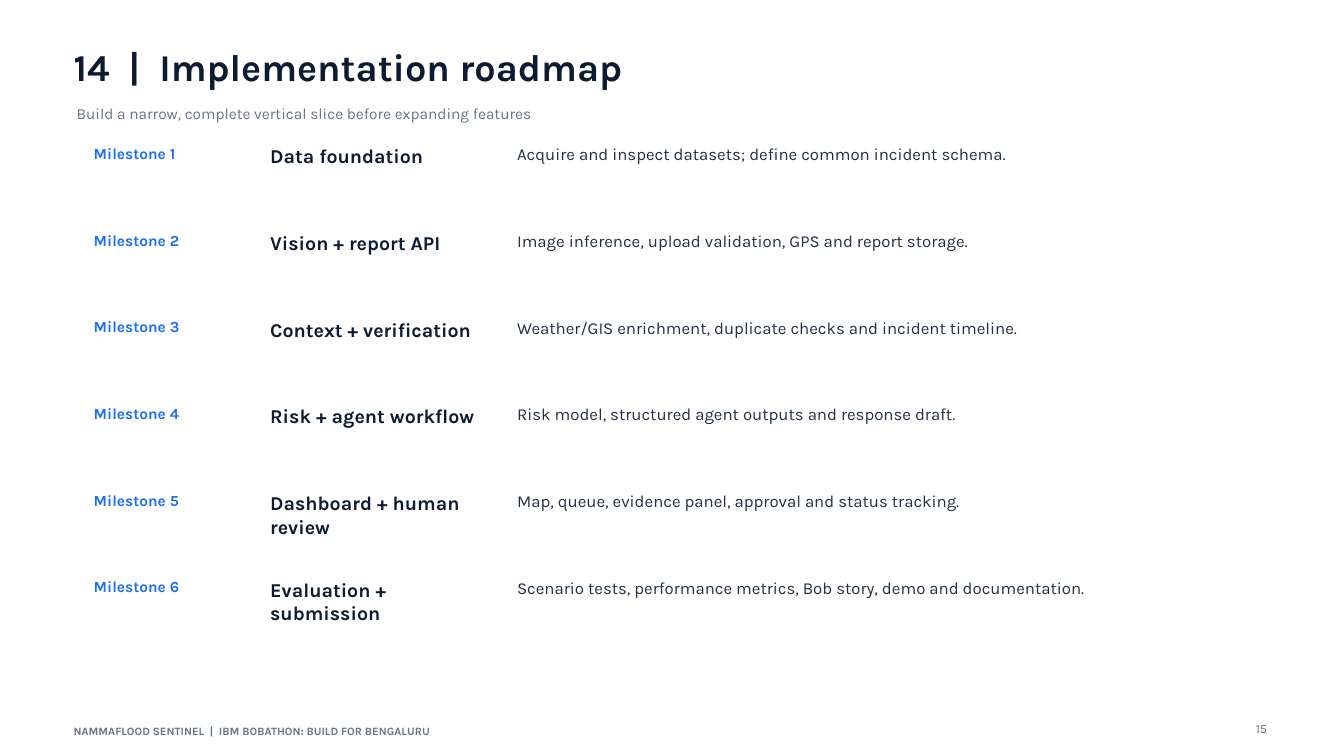
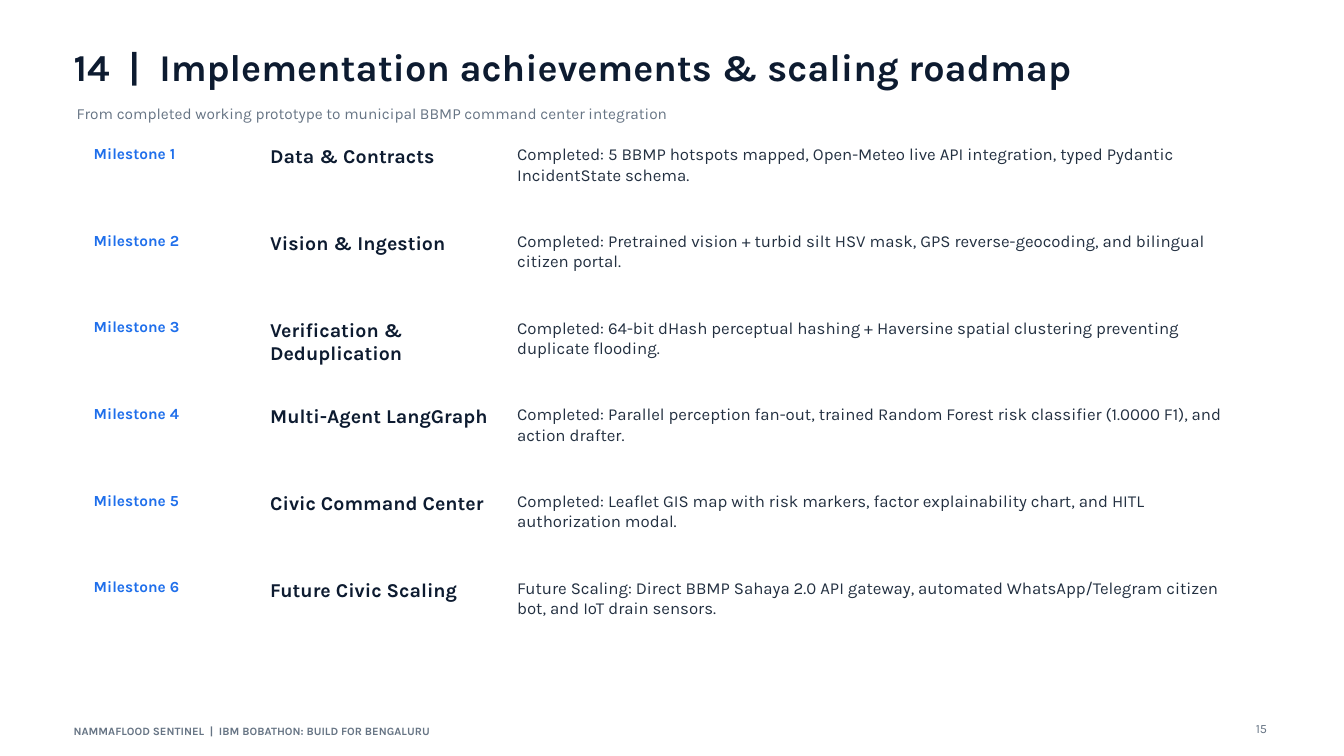
Before and after one commit to vasudev1876961/NammaFlood-Sentinel, a slide deck: slide 15 of artifacts/demo/NammaFlood_Sentinel_IBM_Bobathon_Submission.pptx. Drawn at 1344x756 pixels with LibreOffice and Linux fonts; fonts in the diff are those of the drawing. Boxes give left, top, right and bottom in pixels: in the first picture for what was removed or moved away, otherwise in the second. Text is boxed around its words. In the diff, an @@ line names an element or a change of style, - is before the commit and + after.

```diff
--- a/artifacts/demo/NammaFlood_Sentinel_IBM_Bobathon_Submission.pptx
+++ b/artifacts/demo/NammaFlood_Sentinel_IBM_Bobathon_Submission.pptx
@@ text at bbox=[74, 54, 1071, 90]: text changed @@
-14 | Implementation roadmap
+14 | Implementation achievements & scaling roadmap
@@ text at bbox=[77, 108, 666, 123]: text changed @@
-Build a narrow, complete vertical slice before expanding features
+From completed working prototype to municipal BBMP command center integration
@@ text at bbox=[517, 148, 1173, 181]: text changed @@
-Acquire and inspect datasets; define common incident schema.
+Completed: 5 BBMP hotspots mapped, Open-Meteo live API integration, typed Pydantic IncidentState schema.
@@ text at bbox=[270, 150, 434, 164]: text changed @@
-Data foundation
+Data & Contracts
@@ text at bbox=[270, 236, 445, 255]: text changed @@
-Vision + report API
+Vision & Ingestion
@@ text at bbox=[517, 235, 1204, 271]: text changed @@
-Image inference, upload validation, GPS and report storage.
+Completed: Pretrained vision + turbid silt HSV mask, GPS reverse-geocoding, and bilingual citizen portal.
@@ text at bbox=[270, 323, 402, 365]: text changed @@
-Context + verification
+Verification & Deduplication
@@ text at bbox=[517, 322, 1179, 358]: text changed @@
-Weather/GIS enrichment, duplicate checks and incident timeline.
+Completed: 64-bit dHash perceptual hashing + Haversine spatial clustering preventing duplicate flooding.
@@ text at bbox=[270, 409, 488, 428]: text changed @@
-Risk + agent workflow
+Multi-Agent LangGraph
@@ text at bbox=[517, 408, 1221, 441]: text changed @@
-Risk model, structured agent outputs and response draft.
+Completed: Parallel perception fan-out, trained Random Forest risk classifier (1.0000 F1), and action drafter.
@@ text at bbox=[270, 496, 484, 511]: text changed @@
-Dashboard + human review
+Civic Command Center
@@ text at bbox=[517, 495, 1144, 527]: text changed @@
-Map, queue, evidence panel, approval and status tracking.
+Completed: Leaflet GIS map with risk markers, factor explainability chart, and HITL authorization modal.
@@ text at bbox=[270, 583, 457, 602]: text changed @@
-Evaluation + submission
+Future Civic Scaling
@@ text at bbox=[517, 581, 1218, 616]: text changed @@
-Scenario tests, performance metrics, Bob story, demo and documentation.
+Future Scaling: Direct BBMP Sahaya 2.0 API gateway, automated WhatsApp/Telegram citizen bot, and IoT drain sensors.
```
Also in this commit, not shown: 12 other slides changed.
